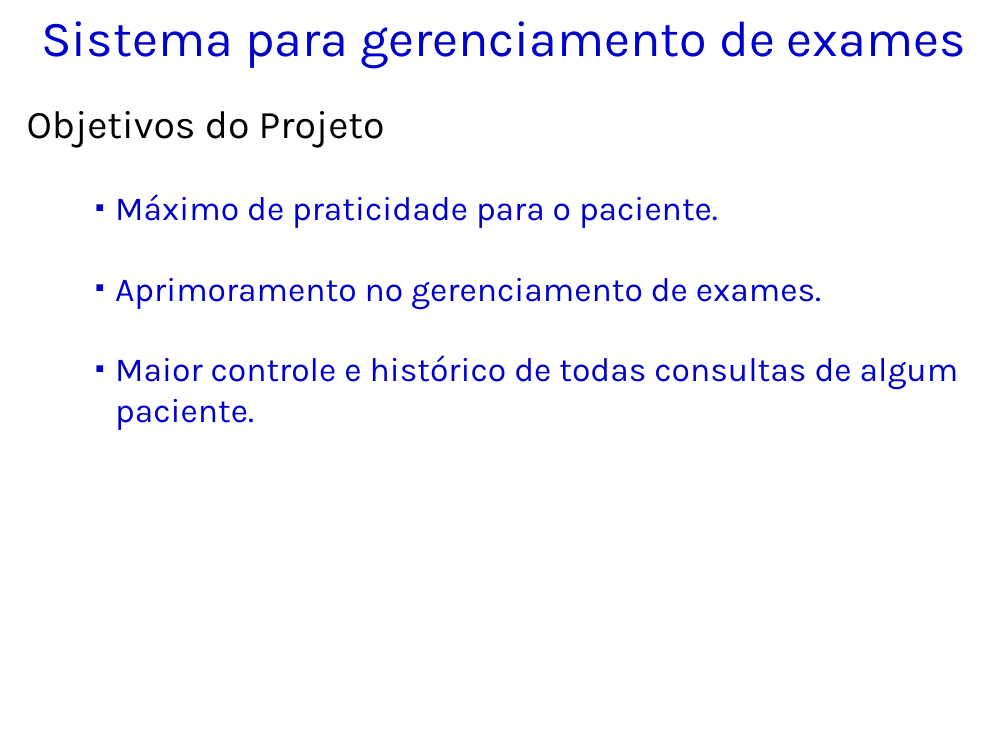
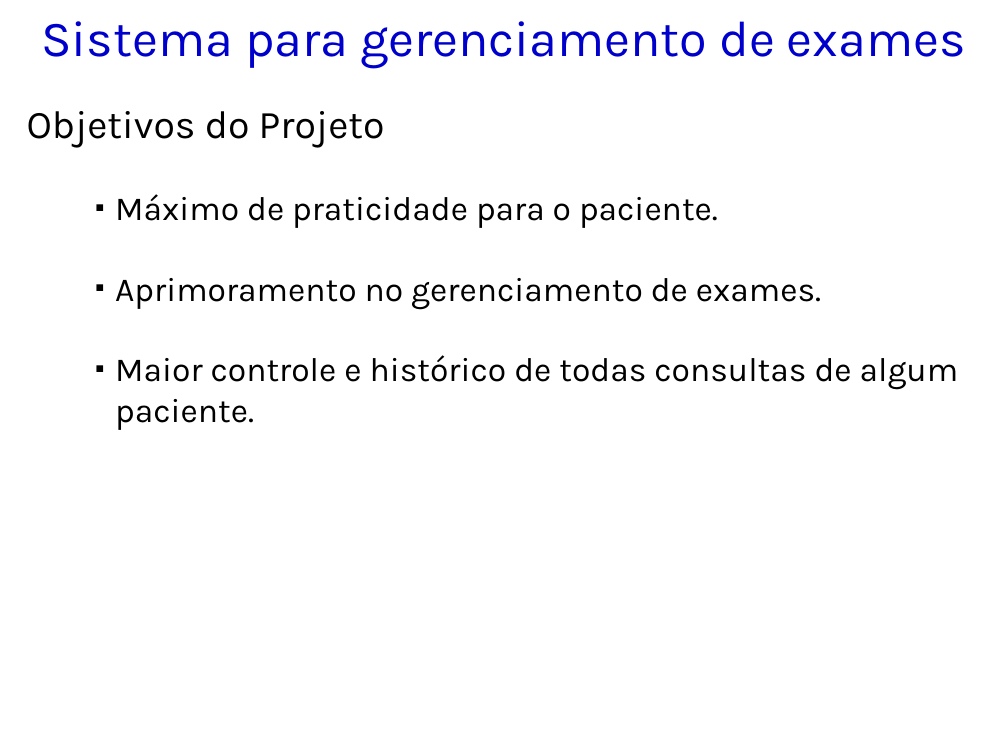
Before and after one commit to kokmz/TCCHUE, a slide deck: slide 2 of Arquivos do Anselmo preencidos - Semestre passado/GPS_2014_Modelo de Apresentação_PI.pptx. Drawn at 1008x756 pixels with LibreOffice and Linux fonts; fonts in the diff are those of the drawing; background and template pictures are left out. Boxes give left, top, right and bottom in pixels: in the first picture for what was removed or moved away, otherwise in the second. Text is boxed around its words. In the diff, an @@ line names an element or a change of style, - is before the commit and + after.

```diff
--- a/Arquivos do Anselmo preencidos - Semestre passado/GPS_2014_Modelo de Apresentação_PI.pptx
+++ b/Arquivos do Anselmo preencidos - Semestre passado/GPS_2014_Modelo de Apresentação_PI.pptx
@@ text at (x1=115, y1=194, x2=959, y2=430): text colour #0000CC to #000000 in "Máximo de praticidade para o paciente.", "Aprimoramento no gerenciamento de exames.", "Maior controle e histórico de todas consultas ..." @@
```
Also in this commit, not shown: 12 other slides changed, 12 slides added.
